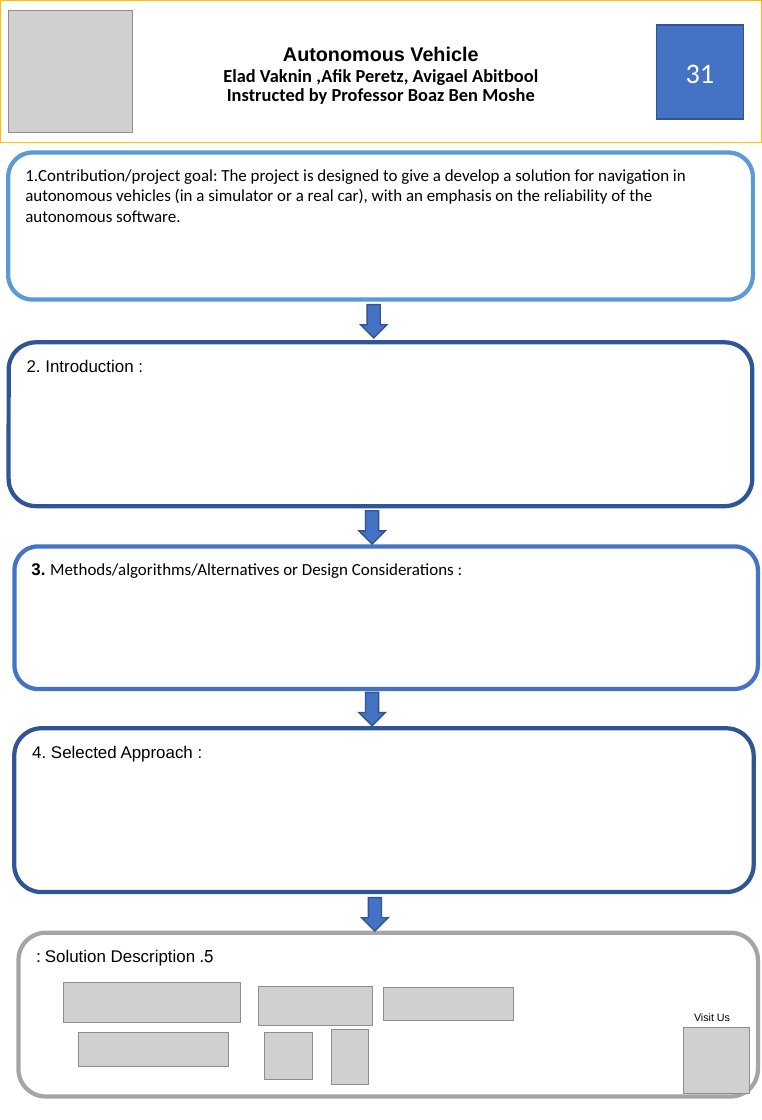
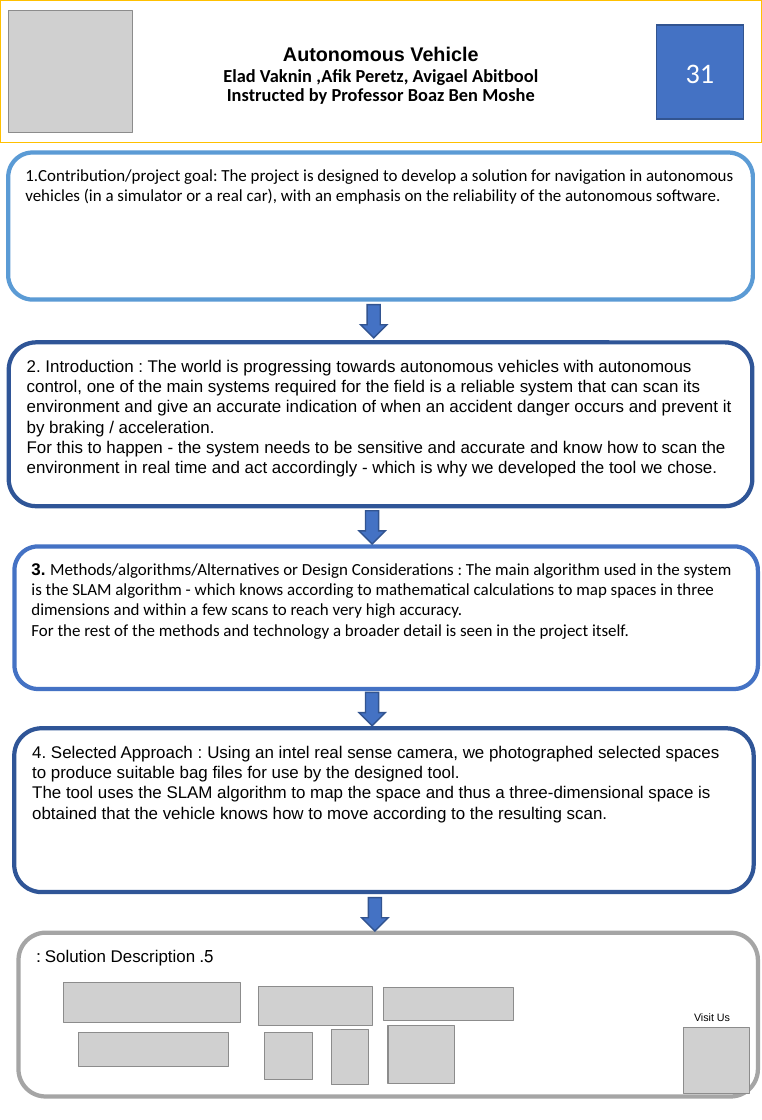
Before and after one commit to EladVaknin/Final_Project_autonomous_car, a slide deck: slide 1 of Documents/Poster Template Ariel Projects 2022 (1).pptx. Drawn at 762x1120 pixels with LibreOffice and Linux fonts; fonts in the diff are those of the drawing; grey boxes stand for pictures. Boxes give left, top, right and bottom in pixels: in the first picture for what was removed or moved away, otherwise in the second. Text is boxed around its words. In the diff, an @@ line names an element or a change of style, - is before the commit and + after.

Commit message:
update poster

```diff
--- a/Documents/Poster Template Ariel Projects 2022 (1).pptx
+++ b/Documents/Poster Template Ariel Projects 2022 (1).pptx
@@ text in rounded rectangle at (25, 169, 733, 204): text changed @@
-1. Contribution/project goal: The project is designed to give a develop a solution for navigation in autonomous vehicles (in a simulator or a real car), with an emphasis on the reliability of the autonomous software.
+1. Contribution/project goal: The project is designed to develop a solution for navigation in autonomous vehicles (in a simulator or a real car), with an emphasis on the reliability of the autonomous software.
@@ text in rounded rectangle at (27, 359, 731, 477): text changed @@
-2. Introduction :
+2. Introduction : The world is progressing towards autonomous vehicles with autonomous control, one of the main systems required for the field is a reliable system that can scan its environment and give an accurate indication of when an accident danger occurs and prevent it by braking / acceleration.
+For this to happen - the system needs to be sensitive and accurate and know how to scan the environment in real time and act accordingly - which is why we developed the tool we chose.
@@ text in rounded rectangle at (31, 563, 732, 639): text changed @@
-3. Methods/algorithms/Alternatives or Design Considerations :
+3. Methods/algorithms/Alternatives or Design Considerations : The main algorithm used in the system is the SLAM algorithm - which knows according to mathematical calculations to map spaces in three dimensions and within a few scans to reach very high accuracy.
+For the rest of the methods and technology a broader detail is seen in the project itself.
@@ text in rounded rectangle at (32, 745, 720, 823): text changed @@
-4. Selected Approach :
+4. Selected Approach : Using an intel real sense camera, we photographed selected spaces to produce suitable bag files for use by the designed tool.
+The tool uses the SLAM algorithm to map the space and thus a three-dimensional space is obtained that the vehicle knows how to move according to the resulting scan.
@@ picture added at (388, 1026, 454, 1084) @@
```
